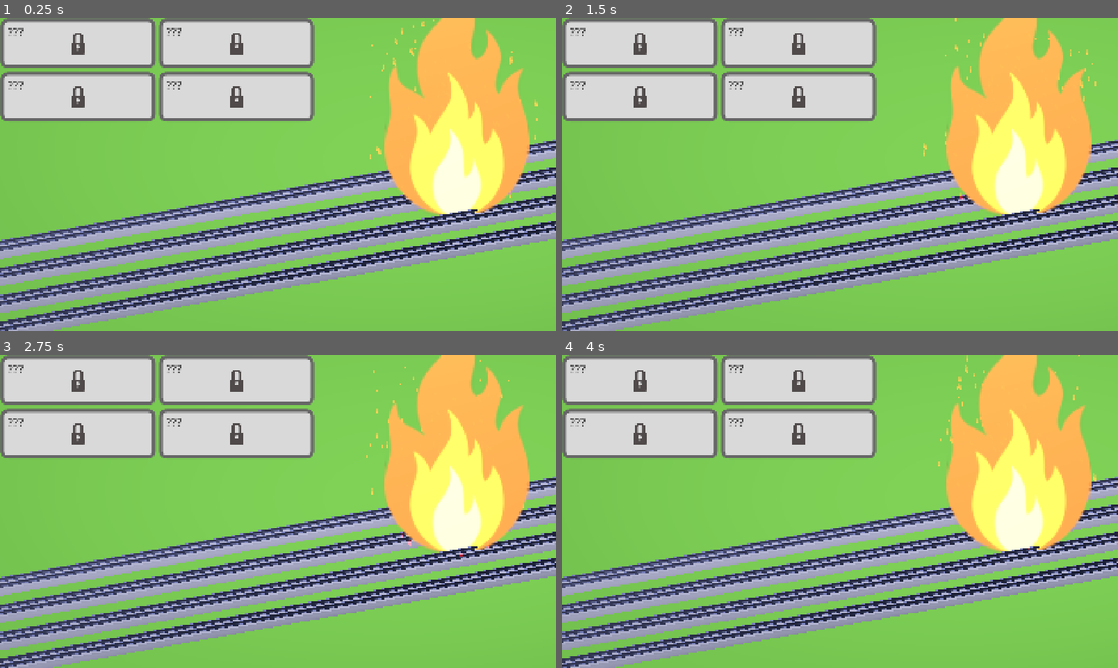
Above: before the commit, frames 1-4 (two rows, left to right).
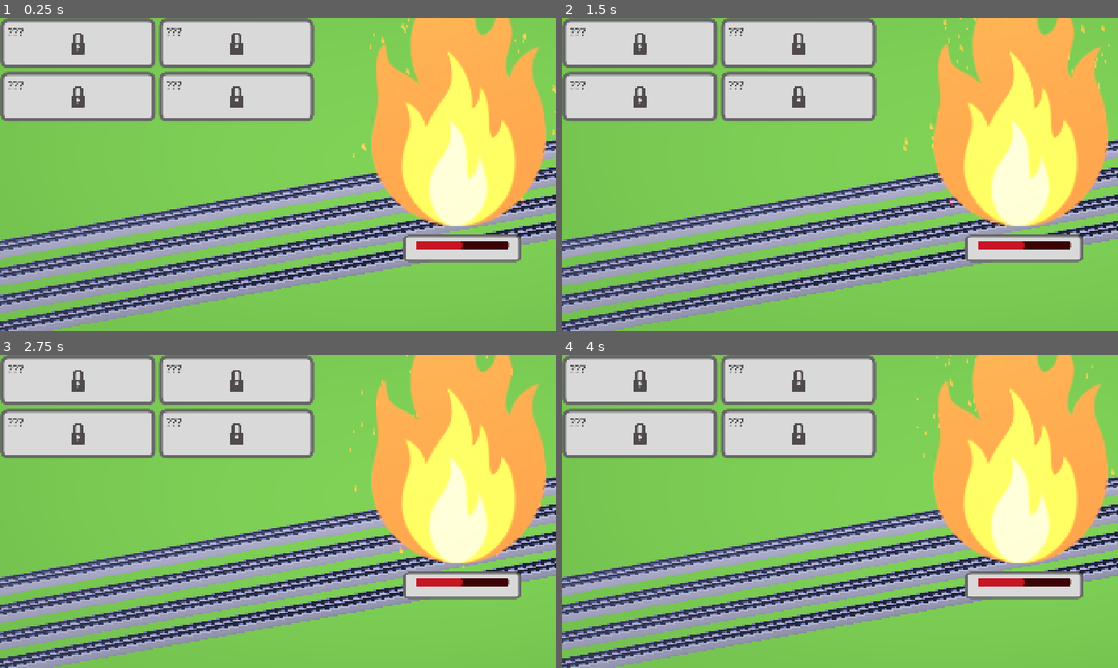
Above: after the commit, the same moments.

Repository: gracedes/mbta-auto-battler
Game: Godot game, scene res://node_2d.tscn
The game is run twice, just before and just after one commit, with the same random seed, the same clock (stepped at 60 frames per second) and the same inputs.
Inputs (mouse positions are in pixels of both pictures, inside the frame that each line leads up to):
- Up to frame 1 (0.25 s): no input
- Up to frame 2 (1.5 s): click (567, 24) at 0.5 s; tap A (add_xp) at 1.35 s
- Up to frame 3 (2.75 s): hold C (toggle_cooldown) from 2.03 s (still down); tap 4 (blue_line) at 2.1 s
- Up to frame 4 (4 s): release C (toggle_cooldown) at 2.78 s; tap 2 (green_line) at 2.85 s; tap Right (next) at 3.6 s

The runs differ from the first frame. In frame 1, 9.8% of the frame differs, in the area x 63-100%, y 0-79%; in frame 2, 9.8%, in the area x 61-99%, y 0-79%; in frame 3, 9.7%; in frame 4, 9.8%.
Error in both runs: Invalid access to property or key 'data' on a base object of type 'Nil'. (res://scripts/main.gd:98)

Commit message:
a poorly formatted enemy healthbar

Diff:
--- a/node_2d.tscn
+++ b/node_2d.tscn
@@ -9,6 +9,7 @@
 [ext_resource type="Script" uid="uid://c0sabsx3aj1ic" path="res://scripts/enemy.gd" id="3_hqns4"]
 [ext_resource type="Script" uid="uid://dtd6h1ynbhphw" path="res://scripts/train.gd" id="3_q6r6c"]
 [ext_resource type="PackedScene" uid="uid://gpp4wab8lcqs" path="res://assets/character/red/redline.fbx" id="5_q6r6c"]
+[ext_resource type="FontFile" uid="uid://b6jhkky7ko1p0" path="res://assets/ui/fonts/Inter-VariableFont_opsz,wght.ttf" id="6_nr8wp"]
 [ext_resource type="PackedScene" uid="uid://bdru7kinus1lt" path="res://assets/character/orange/orangeline.fbx" id="7_rj586"]
 [ext_resource type="PackedScene" uid="uid://bosrbetdc2khk" path="res://assets/character/blue/blueline.fbx" id="8_4d7sh"]
 [ext_resource type="PackedScene" uid="uid://dkdfonhtr2ur0" path="res://assets/world/damage_emitter.tscn" id="10_ir8iy"]
@@ -148,6 +149,32 @@
 material = SubResource("StandardMaterial3D_hqns4")
 size = Vector2(1, 1.33)
 
+[sub_resource type="StyleBoxFlat" id="StyleBoxFlat_rjqkl"]
+bg_color = Color(0.8509804, 0.8509804, 0.8509804, 1)
+border_width_left = 12
+border_width_top = 12
+border_width_right = 12
+border_width_bottom = 12
+border_color = Color(0.4, 0.4, 0.4, 1)
+corner_radius_top_left = 24
+corner_radius_top_right = 24
+corner_radius_bottom_right = 24
+corner_radius_bottom_left = 24
+
+[sub_resource type="StyleBoxFlat" id="StyleBoxFlat_0h7mo"]
+bg_color = Color(0.22833622, 0.009448123, 0.022917993, 1)
+corner_radius_top_left = 8
+corner_radius_top_right = 8
+corner_radius_bottom_right = 8
+corner_radius_bottom_left = 8
+
+[sub_resource type="StyleBoxFlat" id="StyleBoxFlat_nr8wp"]
+bg_color = Color(0.78080314, 0.08443896, 0.14341635, 1)
+corner_radius_top_left = 8
+corner_radius_top_right = 8
+corner_radius_bottom_right = 8
+corner_radius_bottom_left = 8
+
 [sub_resource type="Animation" id="Animation_ta5nu"]
 length = 0.001
 tracks/0/type = "value"
@@ -601,7 +628,7 @@
 debug_color = Color(0.8377409, 0.8371174, 0.8315217, 0.41960785)
 
 [node name="Enemy" type="StaticBody3D" parent="." unique_id=1374640004]
-transform = Transform3D(6.81, 0, 0, 0, 6.81, 0, 0, 0, 6.81, 5.3601847, -19.652422, -71.80223)
+transform = Transform3D(8.25, 0, 0, 0, 8.25, 0, 0, 0, 8.25, 11.430619, -22.403032, -68.57579)
 script = ExtResource("3_hqns4")
 
 [node name="MeshInstance3D" type="MeshInstance3D" parent="Enemy" unique_id=1308014217]
@@ -623,6 +650,69 @@
 process_material = SubResource("ParticleProcessMaterial_ir8iy")
 draw_pass_1 = SubResource("QuadMesh_hqns4")
 
+[node name="EnemyCard" type="PanelContainer" parent="Enemy" unique_id=426857834]
+custom_minimum_size = Vector2(535, 172)
+anchors_preset = 6
+anchor_left = 1.0
+anchor_top = 0.5
+anchor_right = 1.0
+anchor_bottom = 0.5
+offset_left = -527.0
+offset_top = 209.0
+offset_right = 8.0
+offset_bottom = 381.0
+grow_horizontal = 0
+grow_vertical = 2
+scale = Vector2(0.76, 0.54)
+theme_override_styles/panel = SubResource("StyleBoxFlat_rjqkl")
+
+[node name="HPBar" type="ProgressBar" parent="Enemy" unique_id=1214514233]
+unique_name_in_owner = true
+custom_minimum_size = Vector2(320, 29)
+offset_left = 1436.0
+offset_top = 770.0
+offset_right = 1756.0
+offset_bottom = 799.0
+size_flags_horizontal = 10
+size_flags_vertical = 4
+offset_transform_position = Vector2(100, 0)
+theme_override_colors/font_outline_color = Color(0.8392157, 0, 0, 1)
+theme_override_styles/background = SubResource("StyleBoxFlat_0h7mo")
+theme_override_styles/fill = SubResource("StyleBoxFlat_nr8wp")
+value = 50.0
+show_percentage = false
+
+[node name="HPLabel" type="Label" parent="Enemy/HPBar" unique_id=537419692]
+unique_name_in_owner = true
+custom_minimum_size = Vector2(75, 0)
+layout_mode = 0
+offset_top = 22.0
+offset_right = 75.0
+offset_bottom = 66.0
+size_flags_stretch_ratio = 0.0
+offset_transform_enabled = true
+offset_transform_position = Vector2(0, 40)
+theme_override_colors/font_color = Color(0.06, 0.06, 0.06, 1)
+theme_override_fonts/font = ExtResource("6_nr8wp")
+theme_override_font_sizes/font_size = 36
+text_direction = 1
+
+[node name="LevelLabel" type="Label" parent="Enemy/HPBar" unique_id=1366139995]
+unique_name_in_owner = true
+custom_minimum_size = Vector2(75, 0)
+layout_mode = 0
+offset_left = 244.0
+offset_top = 21.0
+offset_right = 319.0
+offset_bottom = 65.0
+size_flags_stretch_ratio = 0.0
+offset_transform_enabled = true
+offset_transform_position = Vector2(0, 40)
+theme_override_colors/font_color = Color(0.06, 0.06, 0.06, 1)
+theme_override_fonts/font = ExtResource("6_nr8wp")
+theme_override_font_sizes/font_size = 36
+text_direction = 2
+
 [node name="rails" parent="." unique_id=1029825365 instance=ExtResource("3_epypp")]
 transform = Transform3D(-1, 0, -3.166382e-06, 0, 1, 0, 1.509958e-07, 0, -20.97, -0.0014533997, 1.9981437, -4.781929)
 
--- a/scripts/enemy.gd
+++ b/scripts/enemy.gd
@@ -2,16 +2,16 @@
 
 
 @export var level: int = 1
-@export var size_scale_multiplier: float = 1.01
 
 var BASE_HP: int = 50
+var max_hp: float = BASE_HP
 var hp: float = BASE_HP
-var mi: Node
-var size: Vector3
+
+@onready var hp_bar: Range = %HPBar
+@onready var hp_label: Label = %HPLabel
+@onready var level_label: Label = %LevelLabel
 
 func _ready() -> void:
-	mi = $MeshInstance3D
-	size = mi.scale
 	get_tree().node_added.connect(_on_node_added)
 	_connect_emitters()
 
@@ -31,11 +31,17 @@
 		print("enemy defeated! resetting")
 		level += 1
 		get_parent().save.call_deferred()
-		mi.scale *= size_scale_multiplier
-		mi.position.y *= 1 + (size_scale_multiplier - 1.0) / 2
-		hp = 50 + (10 + (level ** 0.75))
+		hp = 50 + (10 + (level ** 1.5))
+		max_hp = hp
+	set_stats()
+
+func set_stats() -> void:
+	hp_bar.max_value = max_hp
+	hp_bar.value = hp
+	level_label.text = "Lvl: %d" % level
+	hp_label.text = "HP: %d" % hp
+
 
 func apply_level(new_level: int) -> void:
 	level = new_level
 	hp = 50 + (10 + (level ** 0.75))
-	#mi.scale = self.size * (size_scale_multiplier ** level)
